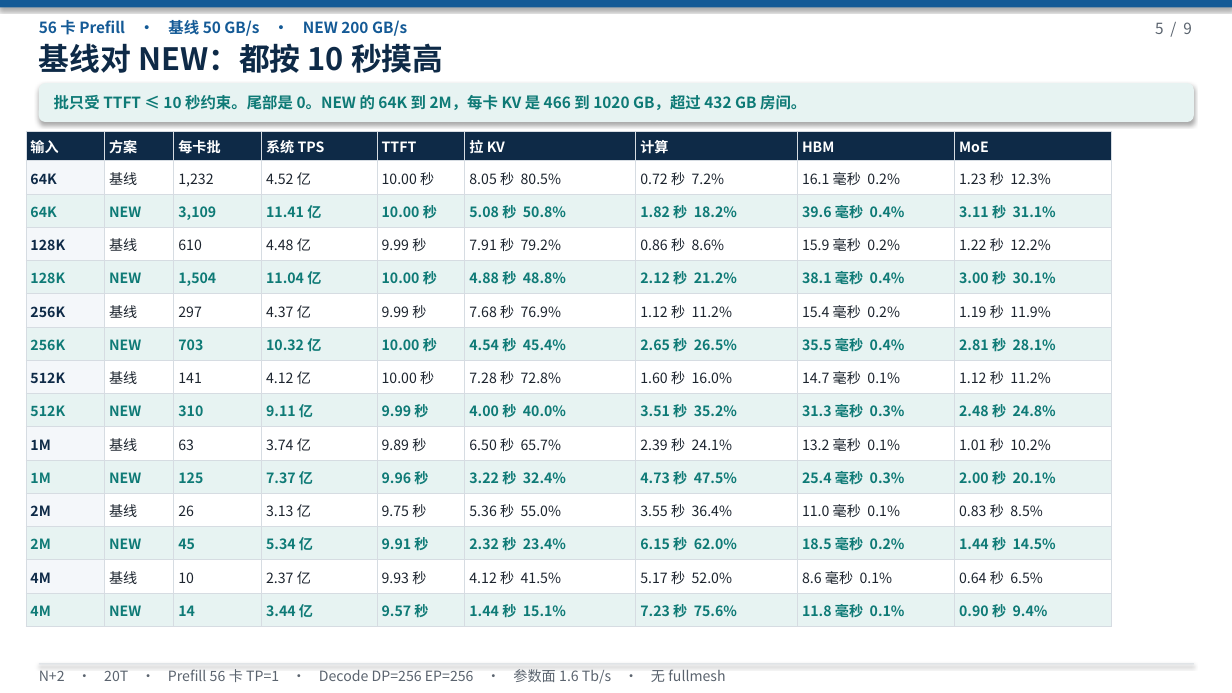
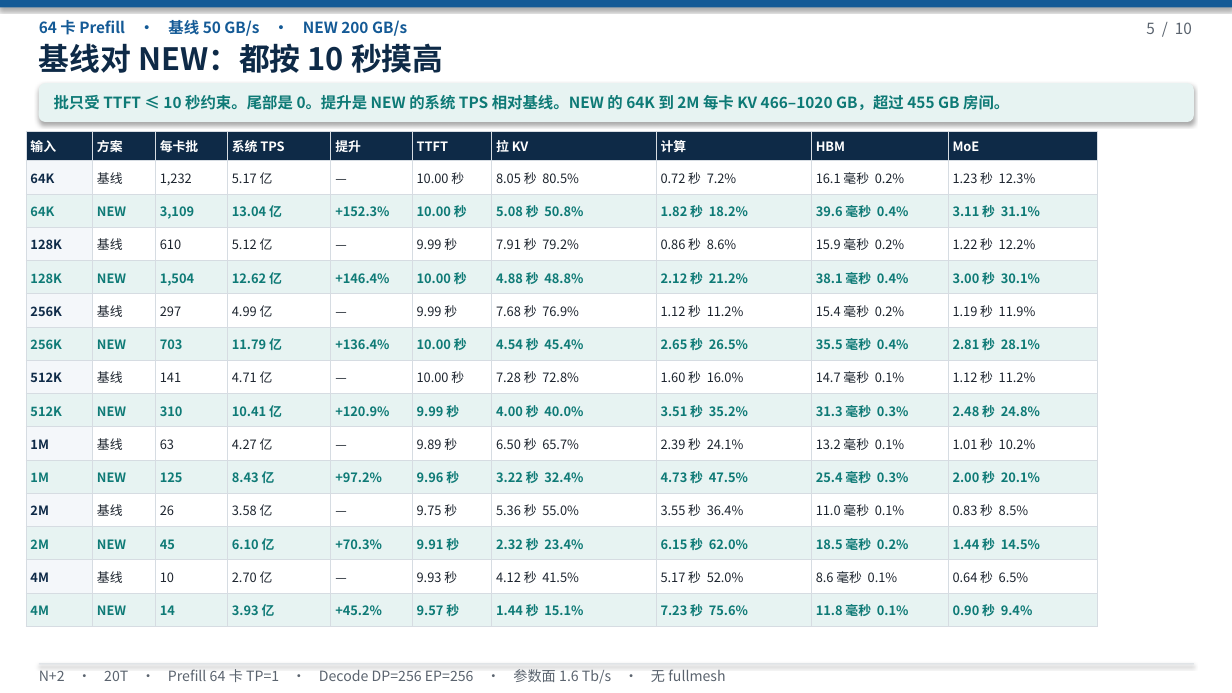
Before and after one commit to 69515164-rgb/UCL-MPComm, a slide deck: slide 5 of docs/N+2-20T-V4-无TP.pptx. Drawn at 1232x693 pixels with LibreOffice and Linux fonts; fonts in the diff are those of the drawing. Boxes give left, top, right and bottom in pixels: in the first picture for what was removed or moved away, otherwise in the second. Text is boxed around its words. In the diff, an @@ line names an element or a change of style, - is before the commit and + after.

```diff
--- a/docs/N+2-20T-V4-无TP.pptx
+++ b/docs/N+2-20T-V4-无TP.pptx
@@ text at bbox=[39, 18, 407, 38]: text changed @@
-56 卡 Prefill · 基线 50 GB/s · NEW 200 GB/s
+64 卡 Prefill · 基线 50 GB/s · NEW 200 GB/s
@@ text at bbox=[1146, 22, 1192, 34]: text changed @@
-5 / 9
+5 / 10
@@ text at bbox=[54, 95, 1009, 110]: text changed @@
-批只受 TTFT ≤ 10 秒约束。尾部是 0。NEW 的 64K 到 2M，每卡 KV 是 466 到 1020 GB，超过 432 GB 房间。
+批只受 TTFT ≤ 10 秒约束。尾部是 0。提升是 NEW 的系统 TPS 相对基线。NEW 的 64K 到 2M 每卡 KV 466–1020 GB，超过 455 GB 房间。
@@ table at bbox=[26, 131, 1098, 627] @@
-column 4: 系统 TPS | 4.52 亿 | 11.41 亿 | 4.48 亿 | 11.04 亿 | 4.37 亿 | 10.32 亿 | 4.12 亿 | 9.11 亿 | 3.74 亿 | 7.37 亿 | 3.13 亿 | 5.34 亿 | 2.37 亿 | 3.44 亿
+column 4: 系统 TPS | 5.17 亿 | 13.04 亿 | 5.12 亿 | 12.62 亿 | 4.99 亿 | 11.79 亿 | 4.71 亿 | 10.41 亿 | 4.27 亿 | 8.43 亿 | 3.58 亿 | 6.10 亿 | 2.70 亿 | 3.93 亿
+column 5: 提升 | — | +152.3% | — | +146.4% | — | +136.4% | — | +120.9% | — | +97.2% | — | +70.3% | — | +45.2%
@@ table: place and size @@
-table at bbox=[26, 131, 1112, 627]
+table at bbox=[26, 131, 1098, 627]
@@ text at bbox=[39, 669, 725, 684]: text changed @@
-N+2 · 20T · Prefill 56 卡 TP=1 · Decode DP=256 EP=256 · 参数面 1.6 Tb/s · 无 fullmesh
+N+2 · 20T · Prefill 64 卡 TP=1 · Decode DP=256 EP=256 · 参数面 1.6 Tb/s · 无 fullmesh
```
Also in this commit, not shown: 7 other slides changed, 2 slides added, 1 slide removed, 1 other file.
